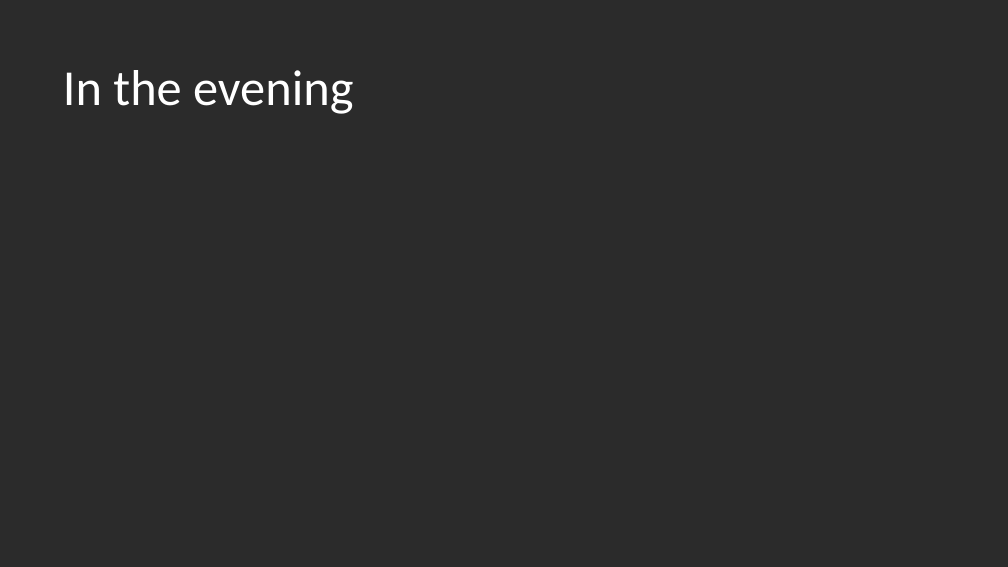
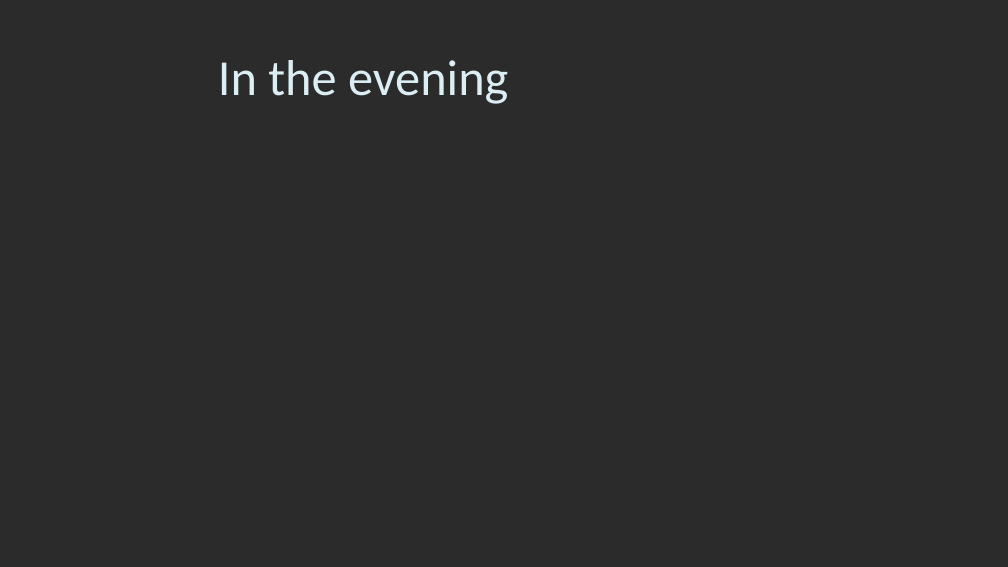
Before and after one commit to Aman9das/FinalSemStatProject2022, a slide deck: slide 5 of Formal/Prototype_Presentation.pptx. Drawn at 1008x567 pixels with LibreOffice and Linux fonts; fonts in the diff are those of the drawing; background and template pictures are left out; a plain dark background stands for a picture behind light text. Boxes give left, top, right and bottom in pixels: in the first picture for what was removed or moved away, otherwise in the second. Text is boxed around its words. In the diff, an @@ line names an element or a change of style, - is before the commit and + after.

```diff
--- a/Formal/Prototype_Presentation.pptx
+++ b/Formal/Prototype_Presentation.pptx
@@ title "In the evening" moved from (x1=63, y1=70, x2=353, y2=114) to (x1=218, y1=60, x2=508, y2=104) @@
@@ title "In the evening" at (x1=218, y1=60, x2=508, y2=104): text colour #FFFFFF to #DBEEF4 @@
```
Also in this commit, not shown: 7 other slides changed, 7 other files.
